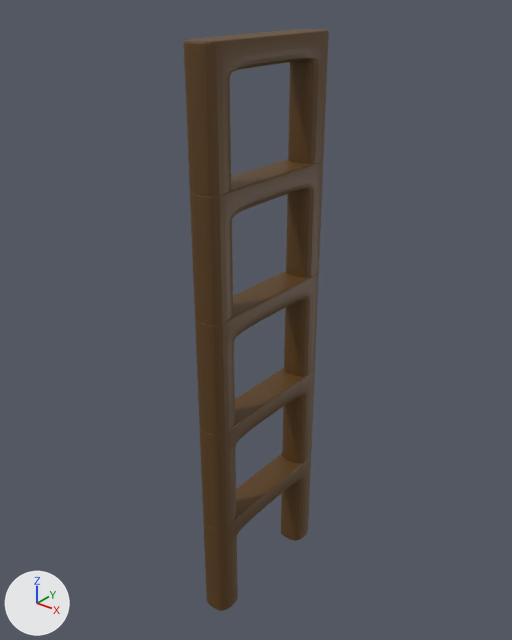
An edit to the Blender file Assets/Models/ladder.blend, drawn before and after from the same camera.
One viewpoint serves both versions: a 50 mm camera at (2.85, -3.62, 3.94) aimed at (-0.08, 0.04, 1.67). Every picture has the same lights, and +X, +Y and +Z are marked at lower left.
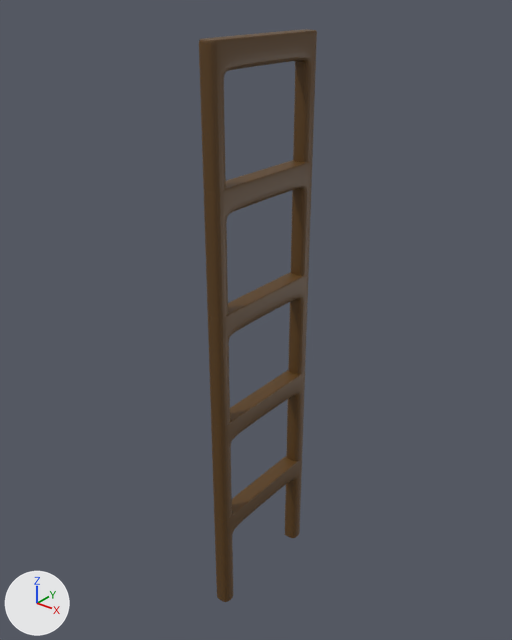
The edits, one by one:
me_cube_001 is used by ob_cube; location (0.0, 0.0, 0.0); scale (0.117, 0.117, 1.0).
me_cube_001 had 32 vertices, 22 faces and spanned x 0.0..1.0, y 0.0..5.28, z -0.62..0.24.
me_cube_001 now has 32 vertices, 22 faces and spans x 0.0..0.06, y 0.0..0.52, z -0.62..0.24.
me_cube_001 part 1: 30 of 32 vertices moved; they spanned x 0.0..1.0, y 0.0..5.28, z -0.62..0.24 and now span x 0.0..0.06, y 0.0..0.52, z -0.62..0.24; mean shift (-0.53, -3.47, 0.0); largest move (1.0, 5.28, 0.06) -> (0.06, 0.52, 0.06).
Object 'Cube' (ob_cube) is rescaled from (0.117, 0.117, 1.0) to (1.0, 1.0, 1.0).

Boxes [x1, y1, x2, y2] around the edits, measured in the pictures (512 x 640 px):
'Cube', reshaped, rescaled (18% narrower): before [184, 29, 329, 611]; after [199, 29, 317, 602]
